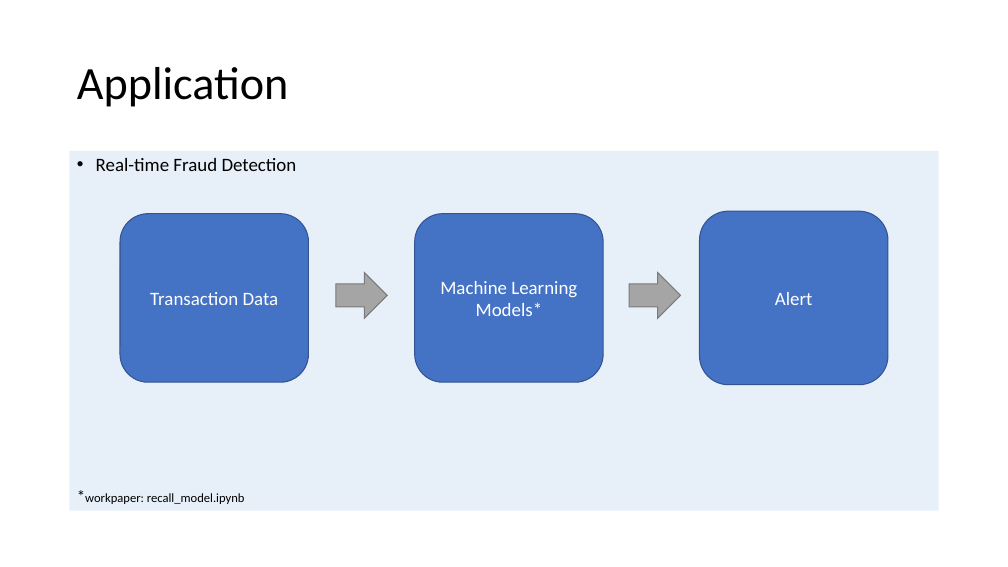
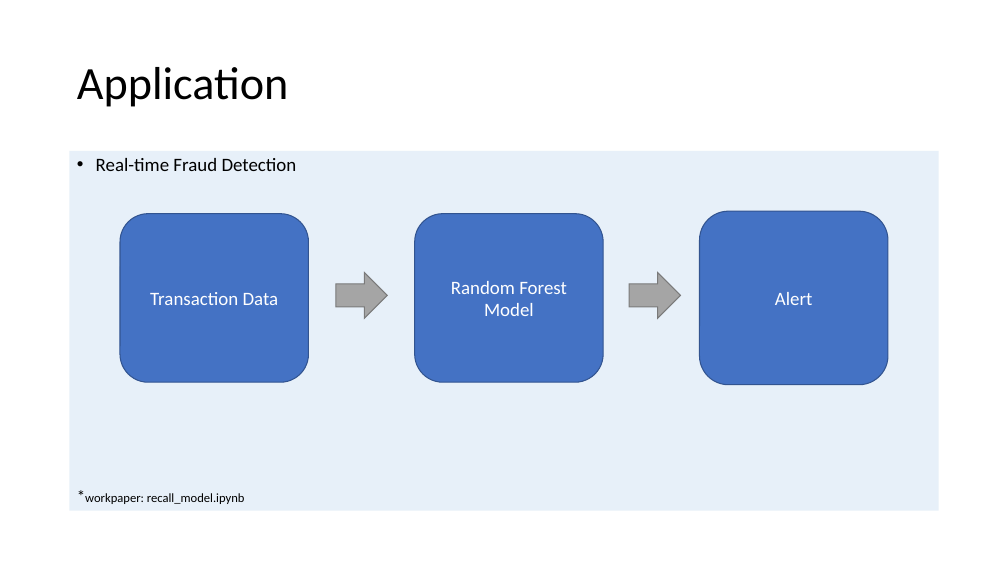
Before and after one commit to allidoiswen/GhostMode, a slide deck: slide 13 of Credit_Card_Fraud_Presentation.pptx (slide 15 before the commit). Drawn at 1008x567 pixels with LibreOffice and Linux fonts; fonts in the diff are those of the drawing; background and template pictures are left out. Boxes give left, top, right and bottom in pixels: in the first picture for what was removed or moved away, otherwise in the second. Text is boxed around its words. In the diff, an @@ line names an element or a change of style, - is before the commit and + after.

```diff
--- a/Credit_Card_Fraud_Presentation.pptx
+++ b/Credit_Card_Fraud_Presentation.pptx
@@ text in rounded rectangle at [451, 281, 567, 316]: text changed @@
-Machine Learning Models*
+Random Forest Model
```
Also in this commit, not shown: 7 other slides changed, 2 slides added, 4 slides removed.
